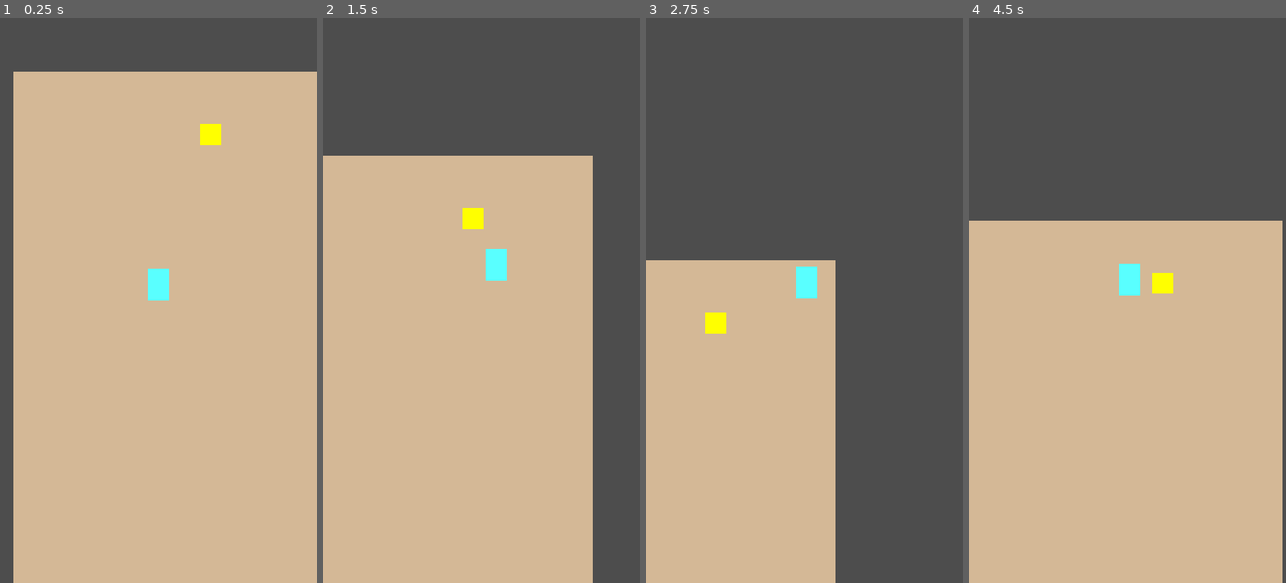
Above: before the commit, frames 1-4 (left to right).
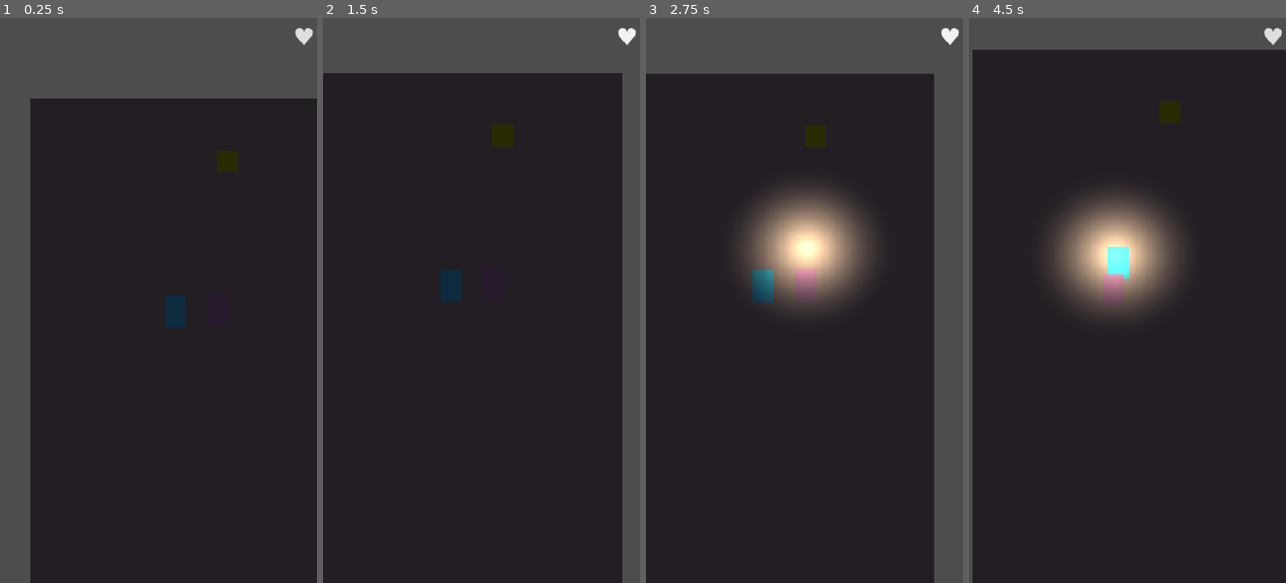
Above: after the commit, the same moments.

Repository: nicky-nix/the-pieces-of-us--together
Game: Godot game, scene res://scenes/main.tscn
Same seed, same stepped clock (60 frames per second), same inputs: the game is played once before the commit and once after it.
Inputs (mouse positions are in pixels of both pictures, inside the frame that each line leads up to):
- Up to frame 1 (0.25 s): no input
- Up to frame 2 (1.5 s): click (627, 34) at 0.5 s, where only the run after the commit has a clickable "♥"; click (627, 34) at 1.25 s, where only the run after the commit has a clickable "♥"
- Up to frame 3 (2.75 s): click (950, 34) at 2 s, where only the run after the commit has a clickable "♥"
- Up to frame 4 (4.5 s): move the mouse to (1038, 323) at 2.77 s; click (1038, 323) at 2.92 s; move the mouse to (1064, 328) at 3.52 s; click (1064, 328) at 3.67 s; move the mouse to (1159, 176) at 4.27 s; click (1159, 176) at 4.42 s

The runs differ from the first frame. In frame 1, 87% of the frame differs, in the area x 4-100%, y 1-100%; in frame 2, 85%; in frame 3, 80%; in frame 4, 93%, in the area x 0-100%, y 1-100%.

Commit message:
feat: add second character, switch system, and dynamic camera
- Add Her scene with sprite and PointLight2D prototype (dark tile reveal)
- Implement character switching via heart button, using GameManager.active_player
- Camera2D smoothly tweens to active character on switch

Diff:
--- /dev/null
+++ b/light_texture.tres
@@ -0,0 +1,14 @@
+[gd_resource type="GradientTexture2D" format=3 uid="uid://cvh6nf7bub3ow"]
+
+[sub_resource type="Gradient" id="Gradient_x8ffd"]
+offsets = PackedFloat32Array(0, 0.6666667)
+colors = PackedColorArray(1, 1, 1, 1, 0, 0, 0, 0)
+
+[resource]
+gradient = SubResource("Gradient_x8ffd")
+width = 256
+height = 256
+fill = 1
+fill_from = Vector2(0.509009, 0.5225225)
+metadata/_snap_enabled = true
+metadata/_snap_count = 65
--- /dev/null
+++ b/scenes/her.gd
@@ -0,0 +1,35 @@
+extends CharacterBody2D
+
+const SPEED = 120.0
+
+@onready var agent = $NavigationAgent2D
+@onready var light = $PointLight2D  # ADD THIS LINE
+
+func _ready():
+	await get_tree().physics_frame
+	await get_tree().physics_frame
+	light.visible = false  # ADD THIS — light off at start
+
+func _input(event):
+	if not GameManager.active_player == "her":
+		return
+	if event is InputEventMouseButton and event.button_index == MOUSE_BUTTON_LEFT and not event.pressed:
+		var world_pos = get_global_mouse_position()
+		agent.target_position = world_pos
+	if event is InputEventScreenTouch and not event.pressed:
+		var world_pos = get_global_mouse_position()
+		agent.target_position = world_pos
+
+func _physics_process(delta):
+	# Light follows active player state every frame
+	light.visible = (GameManager.active_player == "her")  # ADD THIS LINE
+
+	if not GameManager.active_player == "her":
+		velocity = Vector2.ZERO
+		return
+	if agent.is_navigation_finished():
+		return
+	var next = agent.get_next_path_position()
+	var dir = (next - global_position).normalized()
+	velocity = dir * SPEED
+	move_and_slide()
--- /dev/null
+++ b/scenes/her.tscn
@@ -0,0 +1,32 @@
+[gd_scene format=3 uid="uid://bto4p3fd6ayv"]
+
+[ext_resource type="Script" uid="uid://bbwd6nxqk5i5u" path="res://scenes/her.gd" id="1_y8ilm"]
+[ext_resource type="Texture2D" uid="uid://cvh6nf7bub3ow" path="res://light_texture.tres" id="2_lwl7x"]
+
+[sub_resource type="CapsuleShape2D" id="CapsuleShape2D_u8vuu"]
+radius = 14.0
+height = 40.0
+
+[node name="Her" type="CharacterBody2D" unique_id=837006307 groups=["player"]]
+script = ExtResource("1_y8ilm")
+
+[node name="Sprite" type="ColorRect" parent="." unique_id=1874769045]
+offset_left = -16.0
+offset_top = -48.0
+offset_right = 16.0
+mouse_filter = 2
+color = Color(0.9098039, 0.627451, 0.7058824, 1)
+
+[node name="CollisionShape2D" type="CollisionShape2D" parent="." unique_id=1972191169]
+shape = SubResource("CapsuleShape2D_u8vuu")
+
+[node name="NavigationAgent2D" type="NavigationAgent2D" parent="." unique_id=86853928]
+
+[node name="PointLight2D" type="PointLight2D" parent="." unique_id=242181054]
+position = Vector2(1.1920929e-07, -84)
+scale = Vector2(1.1503906, 1.0566406)
+color = Color(1, 0.9607843, 0.8784314, 1)
+energy = 1.5
+range_z_min = -4096
+range_z_max = 4096
+texture = ExtResource("2_lwl7x")
--- /dev/null
+++ b/scenes/main.gd
@@ -0,0 +1,36 @@
+extends Node2D
+
+@onready var camera = $Camera2D
+@onready var player = $Player
+@onready var her = $Her
+
+func _ready():
+	camera.global_position = player.global_position
+
+func _on_switch_button_pressed():
+	GameManager.switch_character()
+	# Freeze the inactive character exactly where they are
+	if GameManager.active_player == "you":
+		her.get_node("NavigationAgent2D").target_position = her.global_position
+	else:
+		player.get_node("NavigationAgent2D").target_position = player.global_position
+	_tween_camera_to_active()
+
+func _tween_camera_to_active():
+	var target
+	if GameManager.active_player == "you":
+		target = player.global_position
+	else:
+		target = her.global_position
+	var tween = create_tween()
+	tween.tween_property(camera, "global_position", target, 0.4)\
+		.set_trans(Tween.TRANS_SINE)\
+		.set_ease(Tween.EASE_IN_OUT)
+
+func _process(delta):
+	var target_pos
+	if GameManager.active_player == "you":
+		target_pos = player.global_position
+	else:
+		target_pos = her.global_position
+	camera.global_position = lerp(camera.global_position, target_pos, delta * 6)
--- a/scenes/main.tscn
+++ b/scenes/main.tscn
@@ -1,7 +1,9 @@
 [gd_scene format=3 uid="uid://bakrvbh782nhs"]
 
+[ext_resource type="Script" uid="uid://cp4xdrmv8d27g" path="res://scenes/main.gd" id="1_jyhfs"]
 [ext_resource type="PackedScene" uid="uid://2wg17uh1lyo6" path="res://scenes/player.tscn" id="1_o5qli"]
 [ext_resource type="PackedScene" uid="uid://b6lu8gooodhuu" path="res://scenes/interactable.tscn" id="2_0wfyh"]
+[ext_resource type="PackedScene" uid="uid://bto4p3fd6ayv" path="res://scenes/her.tscn" id="2_sugp2"]
 
 [sub_resource type="NavigationPolygon" id="NavigationPolygon_0wfyh"]
 vertices = PackedVector2Array(445.8828, 43.859375, 437.10938, 781.59375, 51.617188, 805.3828, 24.359375, 38.140625)
@@ -11,10 +13,13 @@
 
 [node name="Main" type="Node2D" unique_id=889243285]
 y_sort_enabled = true
+script = ExtResource("1_jyhfs")
 
 [node name="Player" parent="." unique_id=837006307 instance=ExtResource("1_o5qli")]
 position = Vector2(220, 346)
-SPEED = 200.0
+
+[node name="Her" parent="." unique_id=1534663884 instance=ExtResource("2_sugp2")]
+position = Vector2(284, 343)
 
 [node name="Floor" type="ColorRect" parent="." unique_id=1471353988]
 offset_right = 480.0
@@ -27,3 +32,27 @@
 
 [node name="NavigationRegion2D" type="NavigationRegion2D" parent="." unique_id=1928511573]
 navigation_polygon = SubResource("NavigationPolygon_0wfyh")
+
+[node name="HUD" type="CanvasLayer" parent="." unique_id=1666867815]
+layer = 10
+
+[node name="SwitchButton" type="Button" parent="HUD" unique_id=2088966099]
+anchors_preset = 1
+anchor_left = 1.0
+anchor_right = 1.0
+offset_left = -30.0
+offset_bottom = 31.0
+grow_horizontal = 0
+pivot_offset = Vector2(-90, 20)
+theme_override_font_sizes/font_size = 36
+text = "♥"
+flat = true
+
+[node name="Camera2D" type="Camera2D" parent="." unique_id=1697850246]
+position_smoothing_enabled = true
+position_smoothing_speed = 8.0
+
+[node name="CanvasModulate" type="CanvasModulate" parent="." unique_id=1136912678]
+color = Color(0.16470589, 0.16470589, 0.24313726, 1)
+
+[connection signal="pressed" from="HUD/SwitchButton" to="." method="_on_switch_button_pressed"]
--- a/scenes/player.gd
+++ b/scenes/player.gd
@@ -1,40 +1,27 @@
 extends CharacterBody2D
 
-@export var SPEED = 120.0
+const SPEED = 120.0
 
 @onready var agent = $NavigationAgent2D
-@onready var sprite = $Sprite   # your visual node
-
-var last_dir = Vector2.DOWN
 
 func _ready():
-	# Wait one frame to ensure navigation regions are registered
-	await get_tree().process_frame
-	# Force the agent to use the world's navigation map
-	agent.set_navigation_map(get_world_2d().navigation_map)
-	print("Navigation agent ready")
+	await get_tree().physics_frame
+	await get_tree().physics_frame
 
 func _input(event):
-	# For desktop testing: mouse click. For mobile: touch.
-	if (event is InputEventMouseButton and event.pressed and event.button_index == MOUSE_BUTTON_LEFT) or (event is InputEventScreenTouch and not event.pressed):
-		var target_pos = get_global_mouse_position()
-		print("Target set to: ", target_pos)
-		agent.target_position = target_pos
+	if not GameManager.active_player == "you":
+		return
+	if event is InputEventMouseButton and event.button_index == MOUSE_BUTTON_LEFT and not event.pressed:
+		var world_pos = get_global_mouse_position()
+		agent.target_position = world_pos
+	if event is InputEventScreenTouch and not event.pressed:
+		var world_pos = get_global_mouse_position()
+		agent.target_position = world_pos
 
 func _physics_process(delta):
-	# Check if player is active (if using GameManager)
-	# if not GameManager.active_player == "you": return
-
 	if agent.is_navigation_finished():
-		# No target or reached destination
-		velocity = Vector2.ZERO
 		return
-
-	var next_path_position = agent.get_next_path_position()
-	var direction = (next_path_position - global_position).normalized()
-
-	# Optional: update facing direction for animations
-	last_dir = direction
-
-	velocity = direction * SPEED
+	var next = agent.get_next_path_position()
+	var dir = (next - global_position).normalized()
+	velocity = dir * SPEED
 	move_and_slide()
--- a/scenes/player.tscn
+++ b/scenes/player.tscn
@@ -19,7 +19,4 @@
 [node name="CollisionShape2D" type="CollisionShape2D" parent="." unique_id=1972191169]
 shape = SubResource("CapsuleShape2D_u8vuu")
 
-[node name="Camera2D" type="Camera2D" parent="." unique_id=1699744568]
-position_smoothing_enabled = true
-
 [node name="NavigationAgent2D" type="NavigationAgent2D" parent="." unique_id=86853928]
Not shown, changed: export_presets.cfg
Not shown, added: scenes/her.gd.uid
Not shown, added: scenes/main.gd.uid
Not shown, changed: .gitignore
Not shown, added: FREE Textures Of Light Alpha.zip
Not shown, changed: test.apk
Not shown, changed: test.apk.idsig
